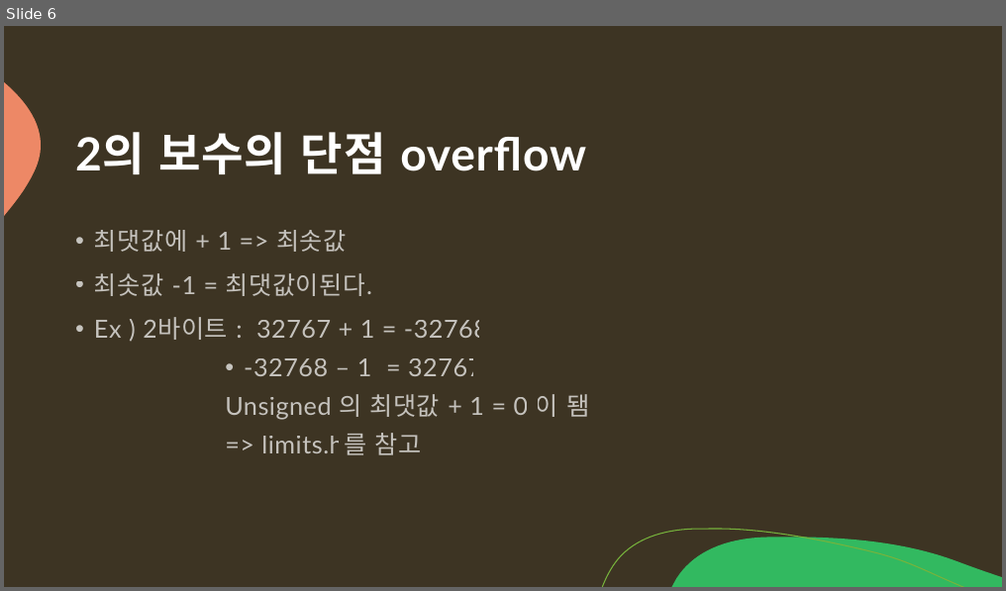
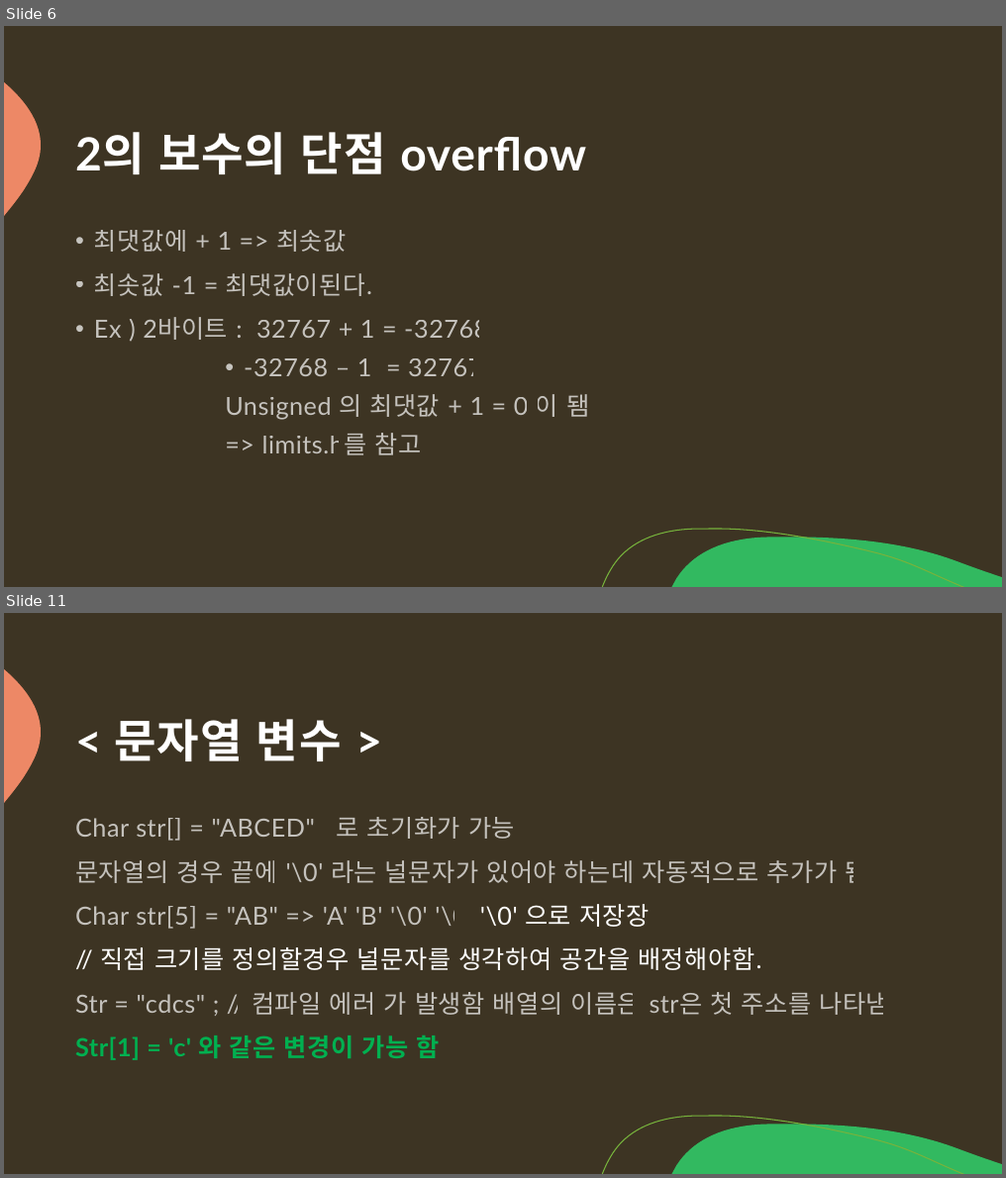
Before and after one commit to arkchimy/_Algorithm, a slide deck: 전공지식/C언어의 기초/C언어 기초지식.pptx. Shown one above the other, each under a label of ours: slide 6 before the commit, slides 6 and 11 after it; the slides between them are not shown. The pictures are 1006x591 and 1006x1178 pixels, drawn with LibreOffice and Linux fonts; fonts in the diff are those of the drawing. Boxes give left, top, right and bottom in pixels: in the first picture for what was removed or moved away, otherwise in the second. Text is boxed around its words. In the diff, an @@ line names an element or a change of style, - is before the commit and + after.

```diff
--- a/전공지식/C언어의 기초/C언어 기초지식.pptx
+++ b/전공지식/C언어의 기초/C언어 기초지식.pptx
@@ slide 11 added at (4, 613, 1002, 1174), background #3D3423; not listed: 3 template elements that a slide beside it also shows @@
@@ title added at (115, 719, 342, 761), 44 pt, text #FFFFFF, bold @@
+< 문자열 변수 >
@@ text added at (75, 817, 889, 1060), 24 pt, text #FFFFFF at 70% opacity @@
+Char str[] = "ABCED" ; 로 초기화가 가능
+문자열의 경우 끝에 '\0' 라는 널문자가 있어야 하는데 자동적으로 추가가 됌
+Char str[5] = "AB" => 'A' 'B' '\0' '\0' '\0' 으로 저장장
+// 직접 크기를 정의할경우 널문자를 생각하여 공간을 배정해야함.
+Str = "cdcs" ; // 컴파일 에러 가 발생함 배열의 이름은 str은 첫 주소를 나타냄
+Str[1] = 'c' 와 같은 변경이 가능 함
```
Also in this commit, not shown: 4 slides changed, 10 other slides added.
